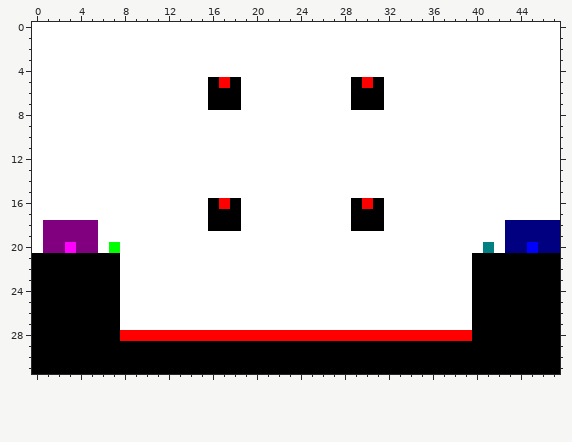
One commit to this pixel-art sprite: priv/static/images/level.png. The first picture shows the starting point.
The file is 48x32 pixels.
And afterwards:
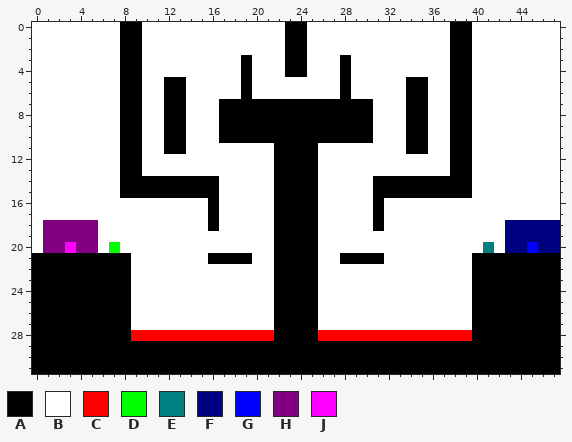
Palette (. is transparent): A #000000  B #ffffff  C #ff0000  D #00ff00  E #008080  F #000080  G #0000ff  H #800080  J #ff00ff
The commit says: new map, no collision with enemy shits
The edit:
Changed rows in their new state; - is an unchanged pixel.
first column x 8:
 0 AA-------------AA-------------AA
 1 AA-------------AA-------------AA
 2 AA-------------AA-------------AA
 3 AA---------A---AA---A---------AA
 4 AA---------A---AA---A---------AA
 5 AA--AA--BBBA--------ABBB--AA--AA
 6 AA--AA--BBBA--------ABBB--AA--AA
 7 AA--AA--B--AAAAAAAAAA--B--AA--AA
 8 AA--AA---AAAAAAAAAAAAAA---AA--AA
 9 AA--AA---AAAAAAAAAAAAAA---AA--AA
10 AA--AA---AAAAAAAAAAAAAA---AA--AA
11 AA--AA--------AAAA--------AA--AA
12 AA------------AAAA------------AA
13 AA------------AAAA------------AA
14 AAAAAAAAA-----AAAA-----AAAAAAAAA
15 AAAAAAAAA-----AAAA-----AAAAAAAAA
16 ---------BB---AAAA---BB---------
17 ---------BB---AAAA---BB---------
18 ---------BB---AAAA---BB---------
19 --------------AAAA--------------
20 --------------AAAA--------------
21 A-------AAAA--AAAA--AAAA--------
22 A-------------AAAA--------------
23 A-------------AAAA--------------
24 A-------------AAAA--------------
25 A-------------AAAA--------------
26 A-------------AAAA--------------
27 A-------------AAAA--------------
28 A-------------AAAA--------------
